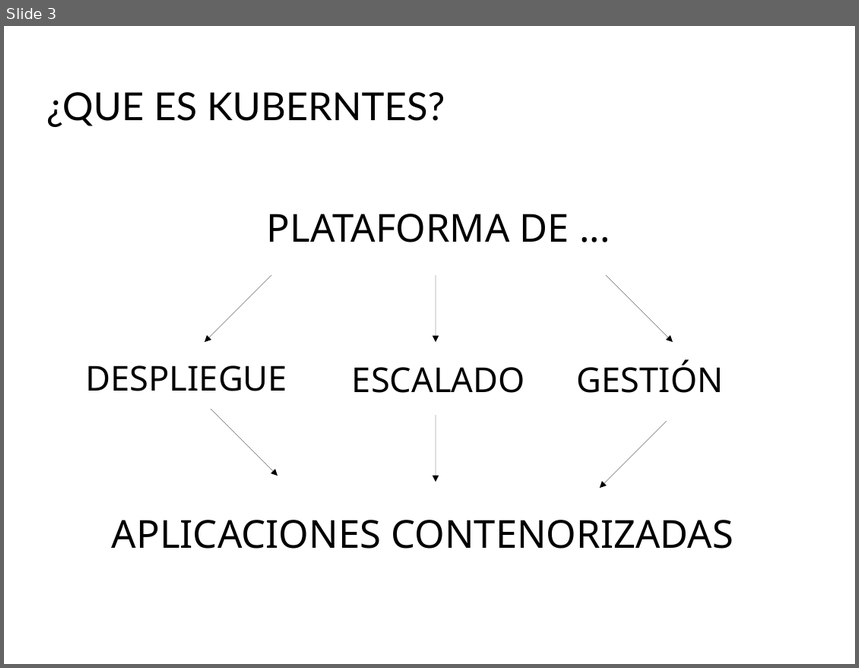
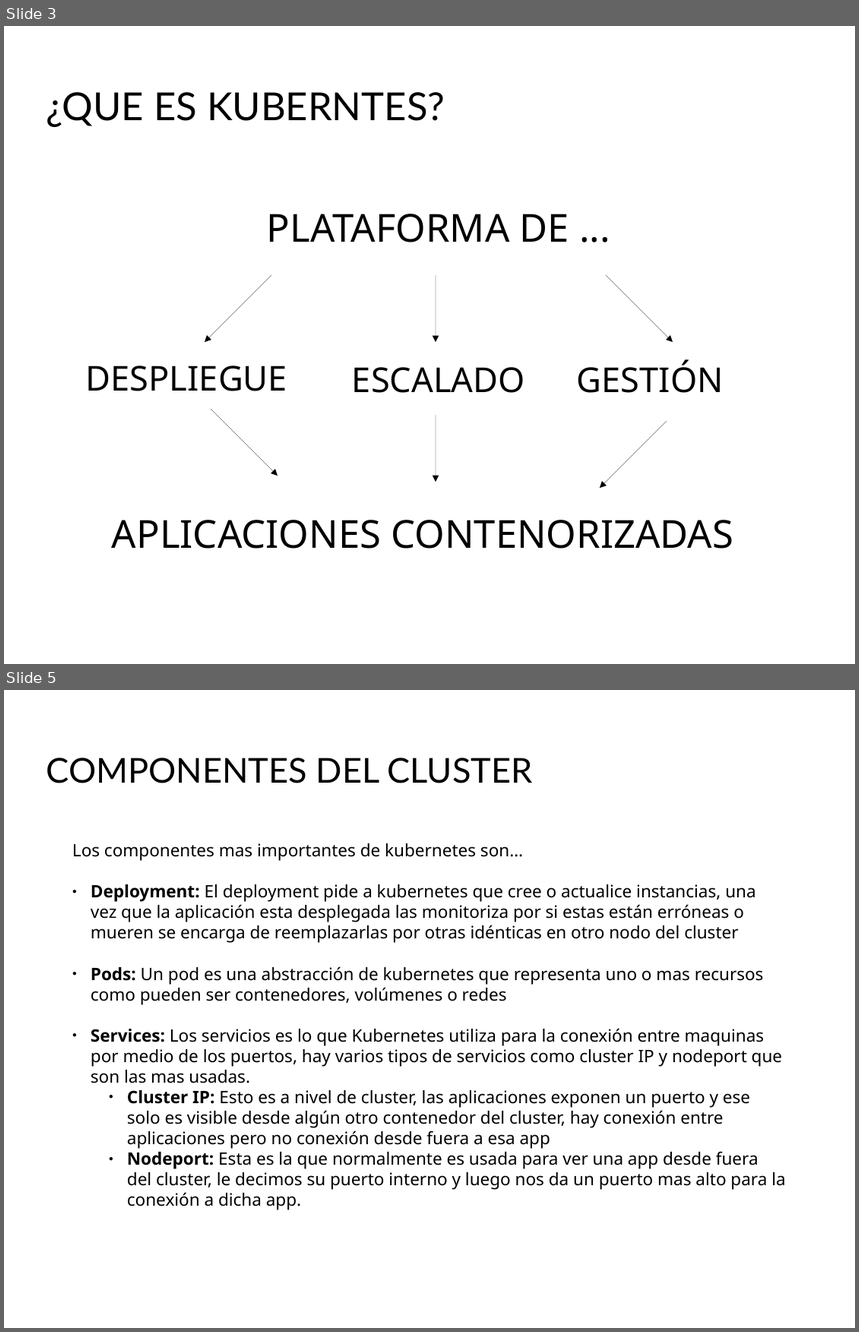
Before and after one commit to Juanjosegongora/kubernetes, a slide deck: proyecto_kubernetes.odp. Shown one above the other, each under a label of ours: slide 3 before the commit, slides 3 and 5 after it; the slides between them are not shown. The pictures are 859x668 and 859x1332 pixels, drawn with LibreOffice and Linux fonts; fonts in the diff are those of the drawing; background and template pictures are left out. Boxes give left, top, right and bottom in pixels: in the first picture for what was removed or moved away, otherwise in the second. Text is boxed around its words. In the diff, an @@ line names an element or a change of style, - is before the commit and + after.

```diff
--- a/proyecto_kubernetes.odp
+++ b/proyecto_kubernetes.odp
@@ slide 5 added at bbox=[4, 690, 855, 1328], background picture (left out) @@
@@ title added at bbox=[47, 758, 533, 783], 32 pt, text #000000 @@
+COMPONENTES DEL CLUSTER
@@ text added at bbox=[72, 844, 785, 1211], 16 pt, text #000000 @@
+Los componentes mas importantes de kubernetes son…
+● Deployment: El deployment pide a kubernetes que cree o actualice instancias, una vez que la aplicación esta desplegada las monitoriza por si estas están erróneas o mueren se encarga de reemplazarlas por otras idénticas en otro nodo del cluster
+● Pods: Un pod es una abstracción de kubernetes que representa uno o mas recursos como pueden ser contenedores, volúmenes o redes
+● Services: Los servicios es lo que Kubernetes utiliza para la conexión entre maquinas por medio de los puertos, hay varios tipos de servicios como cluster IP y nodeport que son las mas usadas.
+    ● Cluster IP: Esto es a nivel de cluster, las aplicaciones exponen un puerto y ese solo es visible desde algún otro contenedor del cluster, hay conexión entre aplicaciones pero no conexión desde fuera a esa app
+    ● Nodeport: Esta es la que normalmente es usada para ver una app desde fuera del cluster, le decimos su puerto interno y luego nos da un puerto mas alto para la conexión a dicha app.
```
Also in this commit, not shown: 2 slides changed, 3 other slides added, 1 other file.
